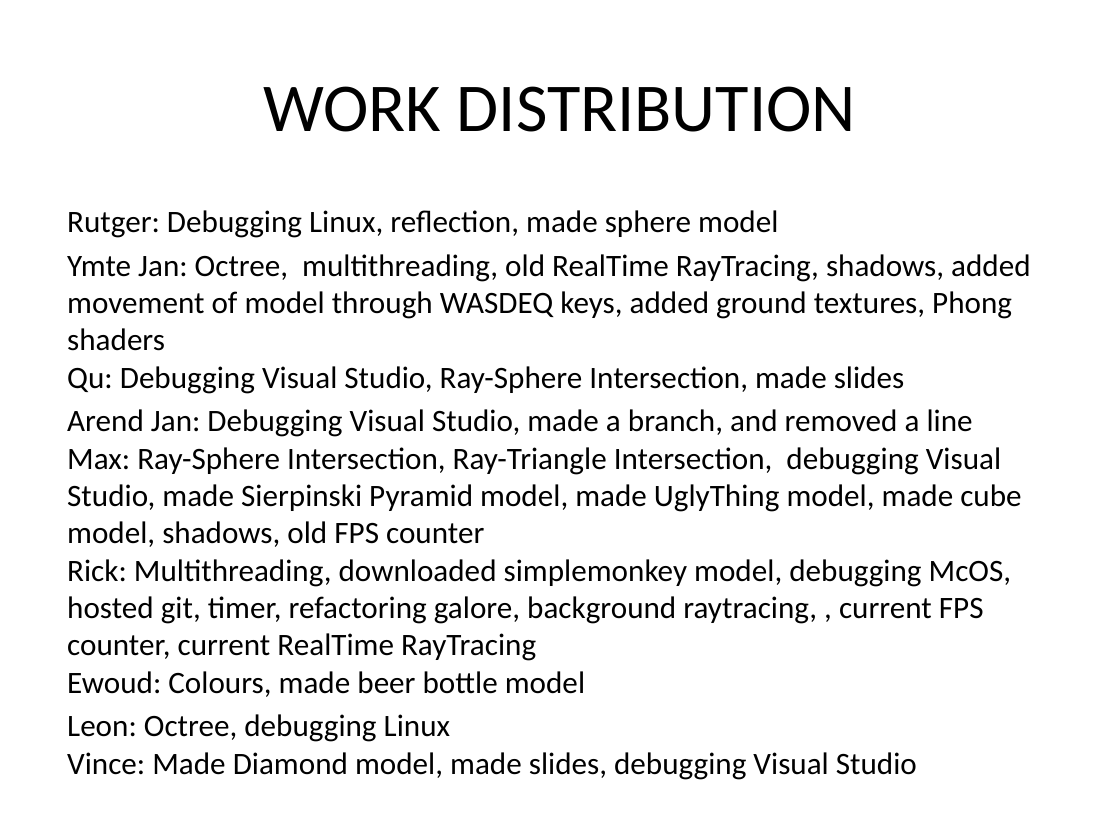
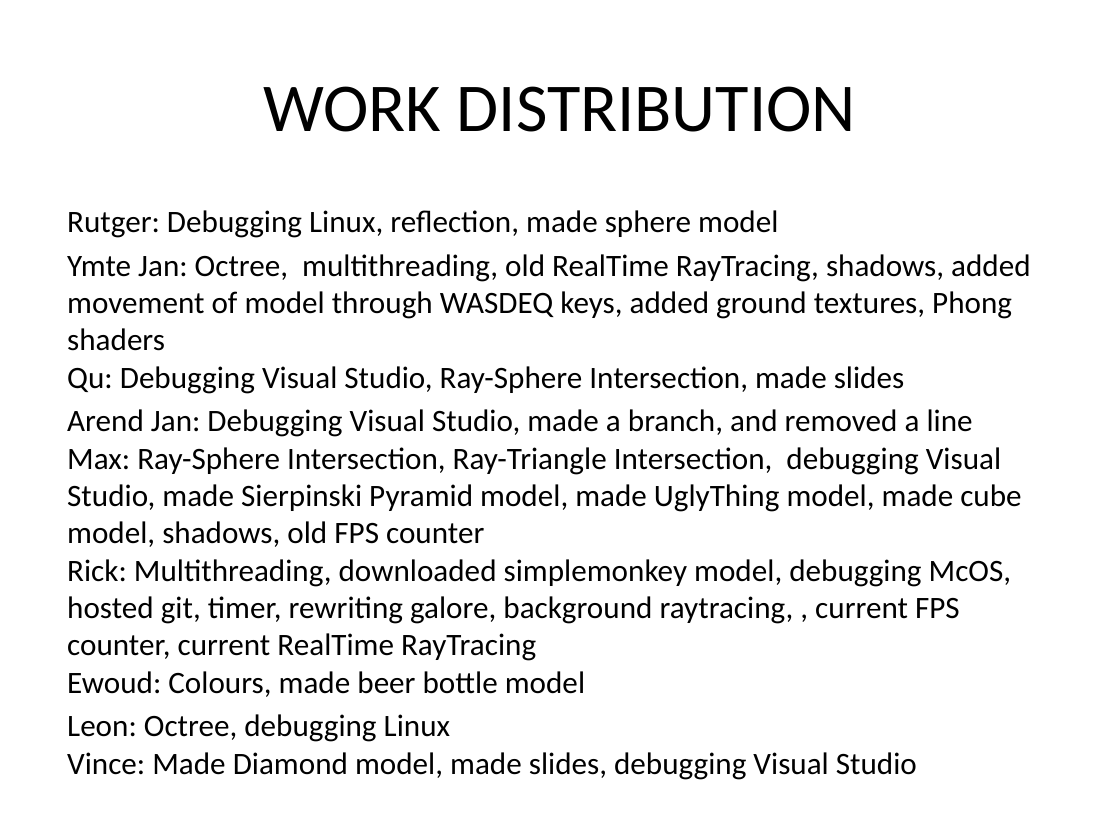
Before and after one commit to wolph/computer_graphics, a slide deck: slide 3 of Presentation.pptx. Drawn at 1120x840 pixels with LibreOffice and Linux fonts; fonts in the diff are those of the drawing. Boxes give left, top, right and bottom in pixels: in the first picture for what was removed or moved away, otherwise in the second. Text is boxed around its words. In the diff, an @@ line names an element or a change of style, - is before the commit and + after.

```diff
--- a/Presentation.pptx
+++ b/Presentation.pptx
@@ text at [67,409,1021,697]: text changed @@
-Arend Jan: Debugging Visual Studio, made a branch, and removed a line
-Max: Ray-Sphere Intersection, Ray-Triangle Intersection, debugging Visual Studio, made Sierpinski Pyramid model, made UglyThing model, made cube model, shadows, old FPS counter
-Rick: Multithreading, downloaded simplemonkey model, debugging McOS, hosted git, timer, refactoring galore, background raytracing, , current FPS counter, current RealTime RayTracing
-Ewoud: Colours, made beer bottle model
+Arend Jan: Debugging Visual Studio, made a branch, and removed a line
+Max: Ray-Sphere Intersection, Ray-Triangle Intersection, debugging Visual Studio, made Sierpinski Pyramid model, made UglyThing model, made cube model, shadows, old FPS counter
+Rick: Multithreading, downloaded simplemonkey model, debugging McOS, hosted git, timer, rewriting galore, background raytracing, , current FPS counter, current RealTime RayTracing
+Ewoud: Colours, made beer bottle model
```
Also in this commit, not shown: 5 slides added.
